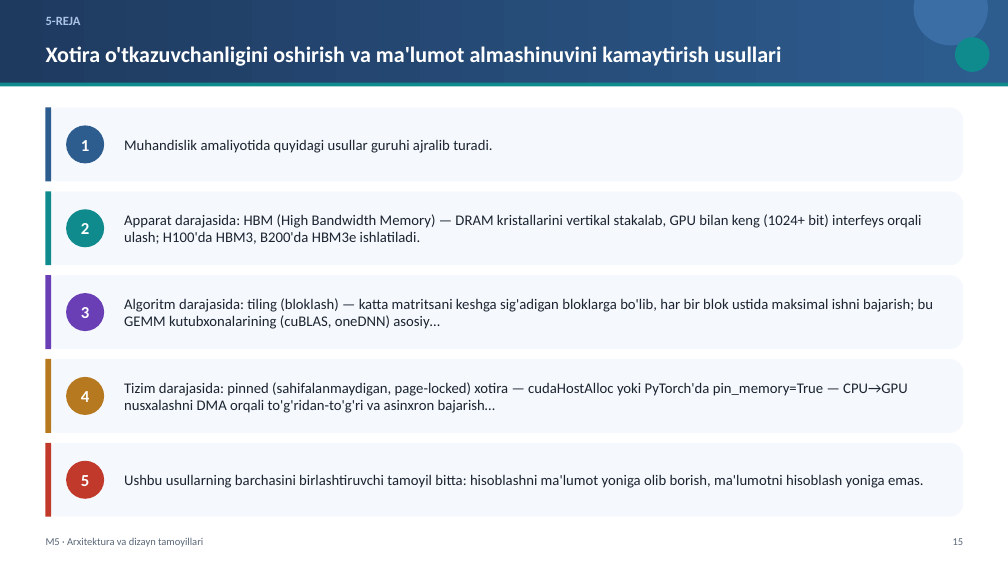
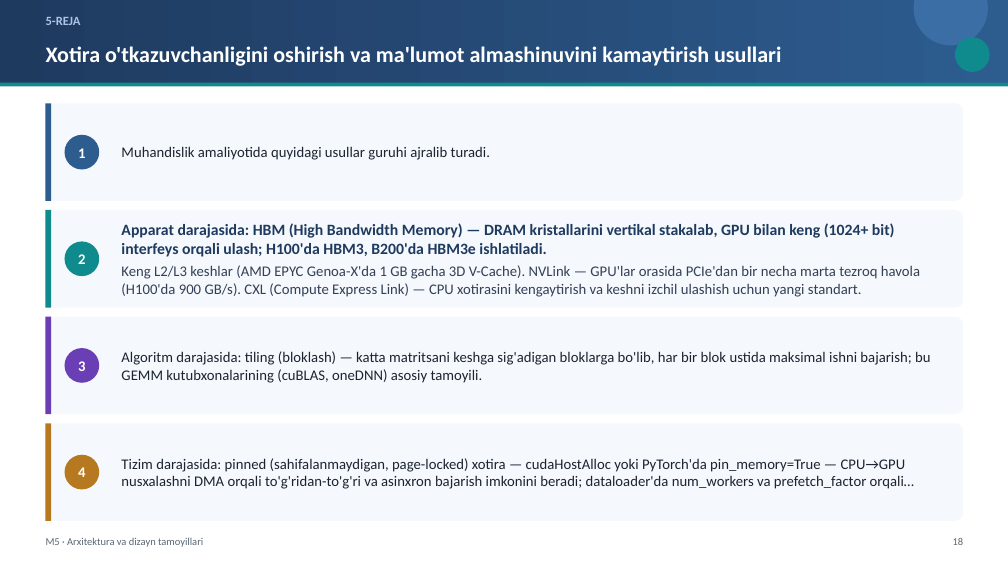
Before and after one commit to sayka7/ktm_labs, a slide deck: slide 18 of slaydlar/M5.pptx (slide 15 before the commit). Drawn at 1008x567 pixels with LibreOffice and Linux fonts; fonts in the diff are those of the drawing. Boxes give left, top, right and bottom in pixels: in the first picture for what was removed or moved away, otherwise in the second. Text is boxed around its words. In the diff, an @@ line names an element or a change of style, - is before the commit and + after.

```diff
--- a/slaydlar/M5.pptx
+++ b/slaydlar/M5.pptx
@@ rounded rectangle: place and size @@
-rounded rectangle at bbox=[45, 107, 963, 181]
+rounded rectangle at bbox=[45, 104, 963, 201]
@@ rectangle: place and size @@
-rectangle at bbox=[45, 107, 51, 181]
+rectangle at bbox=[45, 104, 51, 201]
@@ text "Muhandislik amaliyotida quyidagi usullar guruhi ...": place and size @@
-text "Muhandislik amaliyotida quyidagi usullar guruhi ..." at bbox=[124, 139, 492, 153]
+text "Muhandislik amaliyotida quyidagi usullar guruhi ..." at bbox=[121, 146, 490, 160]
@@ ellipse "1": place and size @@
-ellipse "1" at bbox=[66, 126, 104, 163]
+ellipse "1" at bbox=[64, 135, 99, 169]
@@ rounded rectangle: place and size @@
-rounded rectangle at bbox=[45, 191, 963, 265]
+rounded rectangle at bbox=[45, 210, 963, 308]
@@ rectangle: place and size @@
-rectangle at bbox=[45, 191, 51, 265]
+rectangle at bbox=[45, 210, 51, 308]
@@ text "Apparat darajasida: HBM (High Bandwidth ...": place and size @@
-text "Apparat darajasida: HBM (High Bandwidth ..." at bbox=[124, 214, 921, 244]
+text "Apparat darajasida: HBM (High Bandwidth ..." at bbox=[121, 223, 920, 297]
@@ text at bbox=[121, 223, 895, 257]: size 14 to 15 pt, text colour #1B2430 to #1F3A5F, bold on in "Apparat darajasida: HBM (High Bandwidth Memory) — ..." @@
@@ ellipse "2": place and size @@
-ellipse "2" at bbox=[66, 209, 104, 247]
+ellipse "2" at bbox=[64, 241, 99, 276]
@@ text at bbox=[121, 265, 920, 297]: paragraph added @@
+Keng L2/L3 keshlar (AMD EPYC Genoa-X'da 1 GB gacha 3D V-Cache). NVLink — GPU'lar orasida PCIe'dan bir necha marta tezroq havola (H100'da 900 GB/s). CXL (Compute Express Link) — CPU xotirasini kengaytirish va keshni izchil ulashish uchun yangi standart.
@@ rounded rectangle: place and size @@
-rounded rectangle at bbox=[45, 275, 963, 349]
+rounded rectangle at bbox=[45, 317, 963, 414]
@@ rectangle: place and size @@
-rectangle at bbox=[45, 275, 51, 349]
+rectangle at bbox=[45, 317, 51, 414]
@@ ellipse "3": place and size @@
-ellipse "3" at bbox=[66, 293, 104, 331]
+ellipse "3" at bbox=[64, 348, 99, 383]
@@ text at bbox=[121, 351, 930, 383]: text changed @@
-Algoritm darajasida: tiling (bloklash) — katta matritsani keshga sig'adigan bloklarga bo'lib, har bir blok ustida maksimal ishni bajarish; bu GEMM kutubxonalarining (cuBLAS, oneDNN) asosiy…
+Algoritm darajasida: tiling (bloklash) — katta matritsani keshga sig'adigan bloklarga bo'lib, har bir blok ustida maksimal ishni bajarish; bu GEMM kutubxonalarining (cuBLAS, oneDNN) asosiy tamoyili.
@@ proportions changed in 4 elements at bbox=[45, 104, 963, 201], bbox=[45, 210, 963, 308], bbox=[45, 317, 963, 414], bbox=[45, 423, 963, 521] @@
@@ rounded rectangle: place and size @@
-rounded rectangle at bbox=[45, 359, 963, 433]
+rounded rectangle at bbox=[45, 423, 963, 521]
@@ rectangle: place and size @@
-rectangle at bbox=[45, 359, 51, 433]
+rectangle at bbox=[45, 423, 51, 521]
@@ rounded rectangle removed at bbox=[45, 443, 963, 517] @@
@@ rectangle removed at bbox=[45, 443, 51, 517] @@
@@ size 16 to 14 pt in 4 elements at bbox=[64, 135, 99, 169], bbox=[64, 241, 99, 276], bbox=[64, 348, 99, 383], bbox=[64, 454, 99, 489] @@
@@ ellipse "4": place and size @@
-ellipse "4" at bbox=[66, 377, 104, 415]
+ellipse "4" at bbox=[64, 454, 99, 489]
@@ ellipse removed at bbox=[66, 461, 104, 498] @@
-5
@@ text at bbox=[121, 458, 914, 489]: text changed @@
-Tizim darajasida: pinned (sahifalanmaydigan, page-locked) xotira — cudaHostAlloc yoki PyTorch'da pin_memory=True — CPU→GPU nusxalashni DMA orqali to'g'ridan-to'g'ri va asinxron bajarish…
+Tizim darajasida: pinned (sahifalanmaydigan, page-locked) xotira — cudaHostAlloc yoki PyTorch'da pin_memory=True — CPU→GPU nusxalashni DMA orqali to'g'ridan-to'g'ri va asinxron bajarish imkonini beradi; dataloader'da num_workers va prefetch_factor orqali…
@@ text removed at bbox=[124, 474, 924, 488] @@
-Ushbu usullarning barchasini birlashtiruvchi tamoyil bitta: hisoblashni ma'lumot yoniga olib borish, ma'lumotni hisoblash yoniga emas.
```
Also in this commit, not shown: 8 other slides changed, 4 slides added, 21 other files.
